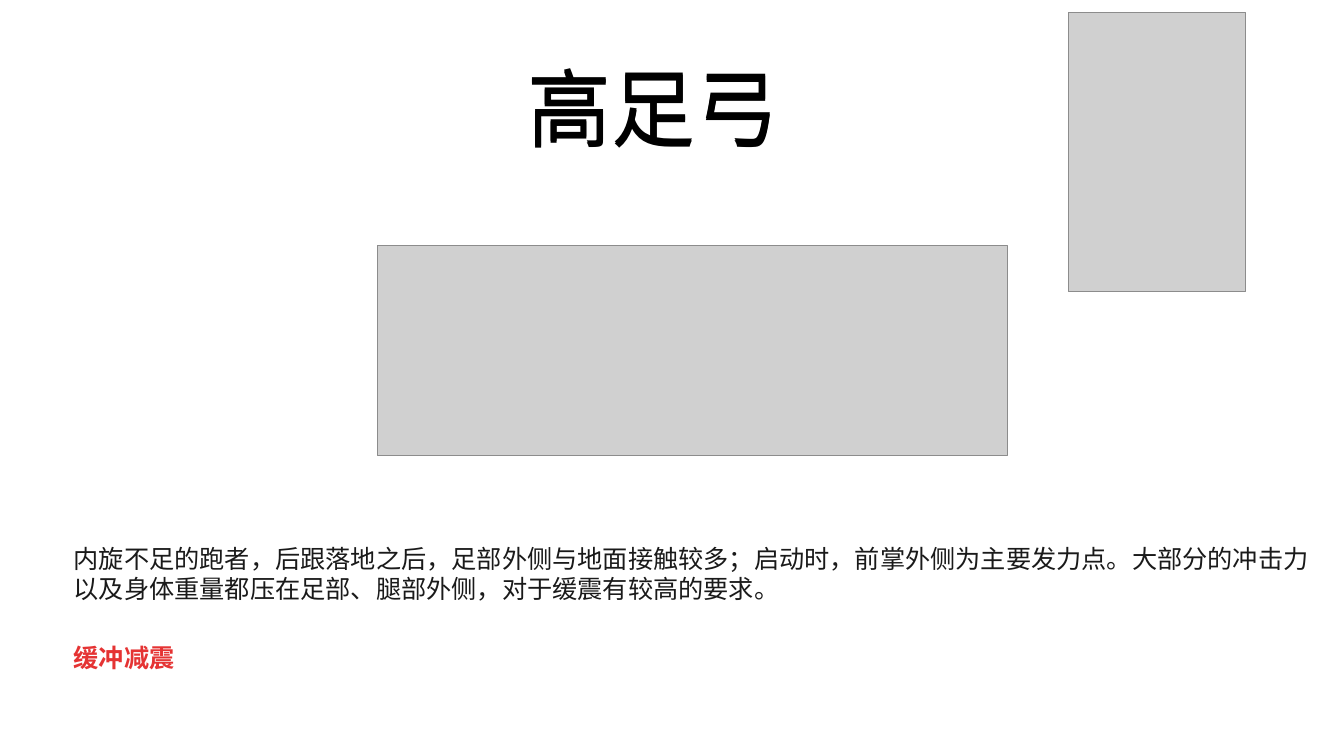
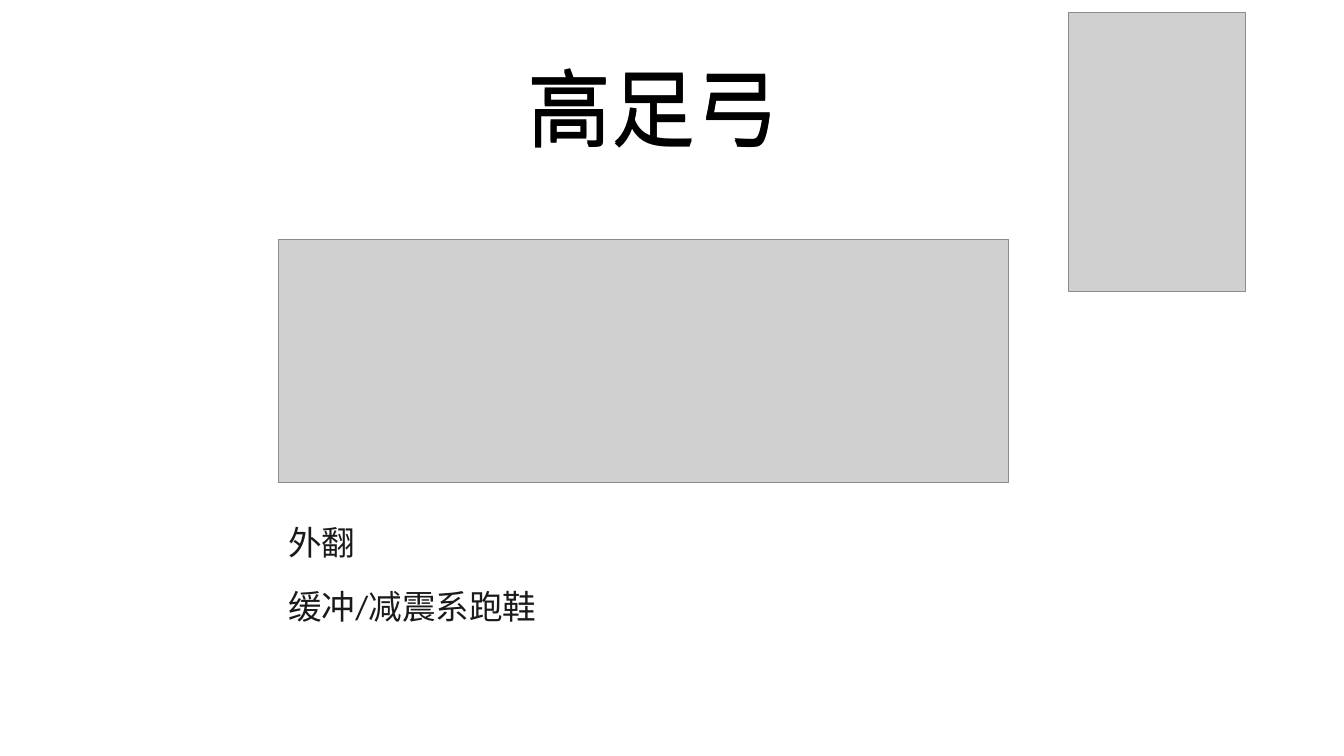
Before and after one commit to FredJiangFei/freetalk, a slide deck: slide 14 of 跑鞋/prod.pptx (slide 13 before the commit). Drawn at 1344x756 pixels with LibreOffice and Linux fonts; fonts in the diff are those of the drawing; grey boxes stand for pictures. Boxes give left, top, right and bottom in pixels: in the first picture for what was removed or moved away, otherwise in the second. Text is boxed around its words. In the diff, an @@ line names an element or a change of style, - is before the commit and + after.

```diff
--- a/跑鞋/prod.pptx
+++ b/跑鞋/prod.pptx
@@ picture resized from (x1=377, y1=246, x2=1007, y2=456) to (x1=278, y1=239, x2=1009, y2=483) @@
@@ text added at (x1=288, y1=526, x2=355, y2=558), 24 pt, text #1A1A1A @@
+外翻
@@ text removed at (x1=74, y1=547, x2=1309, y2=601) @@
-内旋不足的跑者，后跟落地之后，足部外侧与地面接触较多；启动时，前掌外侧为主要发力点。大部分的冲击力以及身体重量都压在足部、腿部外侧，对于缓震有较高的要求。
@@ text at (x1=288, y1=590, x2=536, y2=622): text changed; size 18 to 24 pt; text colour #E53333 to #1A1A1A; bold off @@
-缓冲减震
+缓冲/减震系跑鞋
```
Also in this commit, not shown: 4 other slides changed, 3 slides added, 2 slides removed.
